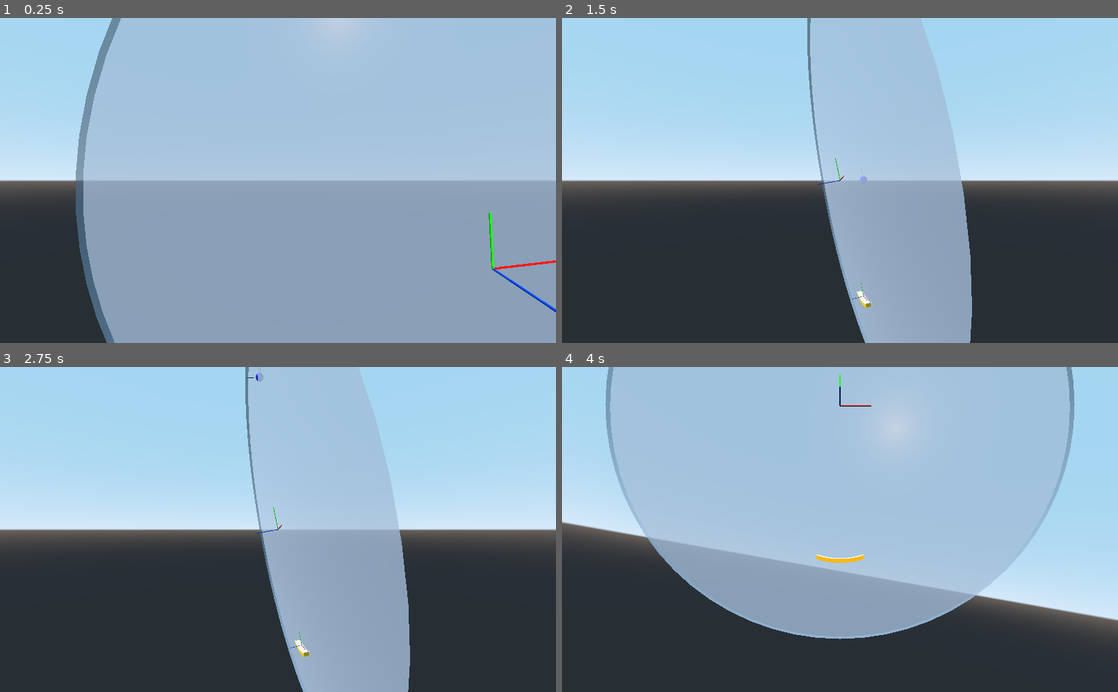
Above: before the commit, frames 1-4 (two rows, left to right).
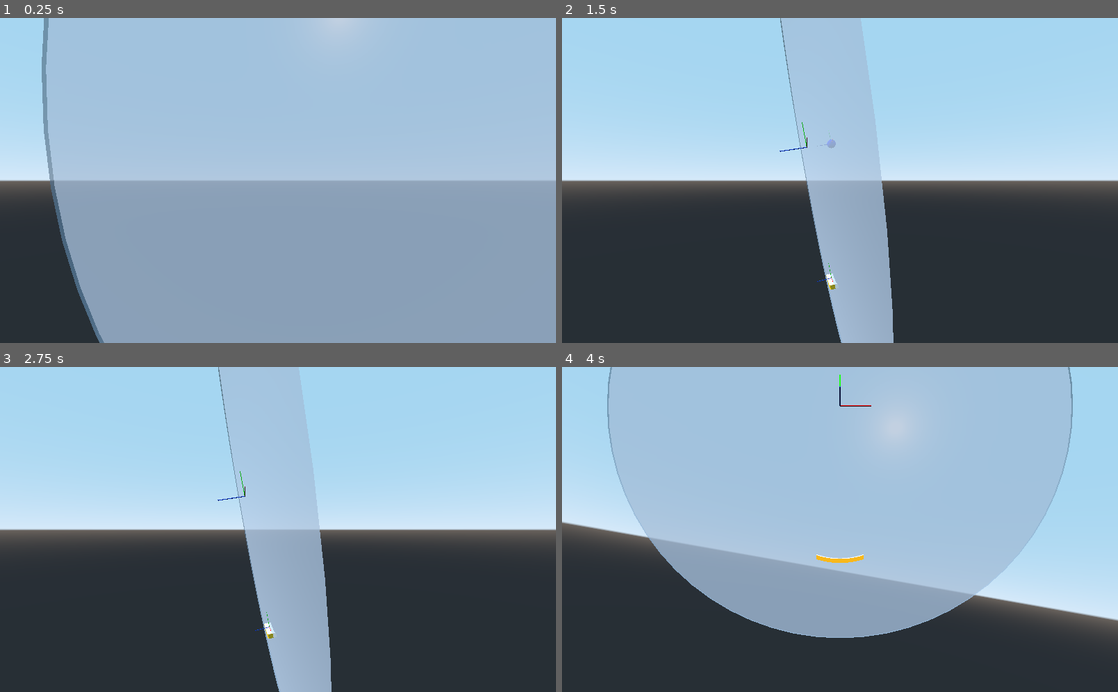
Above: after the commit, the same moments.

Repository: teratron/treaker
Game: Godot game, scene res://src/world/World.tscn
The game is run twice, just before and just after one commit, with the same random seed, the same clock (stepped at 60 frames per second) and the same inputs.
Inputs (mouse positions are in pixels of both pictures, inside the frame that each line leads up to):
- Up to frame 1 (0.25 s): no input
- Up to frame 2 (1.5 s): tap Enter at 0.5 s; move the mouse to (867, 180) at 0.52 s; press the mouse at (867, 180) at 0.53 s; hold W (move_forward) from 0.53 s (still down); move the mouse to (812, 180) at 1.27 s; release the mouse at (812, 180) at 1.28 s; tap C (toggle_camera) at 1.35 s
- Up to frame 3 (2.75 s): keep holding W (move_forward); move the mouse to (289, 523) at 2.02 s; tap Alt (use_ability) at 2.1 s
- Up to frame 4 (4 s): keep holding W (move_forward); move the mouse to (834, 536) at 2.77 s; click (834, 536) at 2.85 s; tap Space (move_up) at 3.5 s; move the mouse to (878, 532) at 3.52 s; hold C (toggle_camera) from 3.53 s (still down)

The runs differ from the first frame. In frame 1, 4.1% of the frame differs, in the area x 7-100%, y 0-100%; in frame 2, 11%, in the area x 39-74%, y 0-100%; in frame 3, 11%; in frame 4, 0.7%.

Commit message:
Update transform

Diff:
--- a/app/src/player/Player.gd
+++ b/app/src/player/Player.gd
@@ -40,9 +40,14 @@
 	#prints("player", transform.basis.y, to_global(transform.basis.y))
 	#prints("player", transform.origin, to_global(transform.origin))
 	#direction = transform.
-	prints(transform)
+#	prints(transform)
+#	prints(transform.xform(Vector3.ZERO))
+#	prints(to_global(Vector3.ZERO))
+#	prints(to_local(Vector3.ZERO))
 	prints(paddle.transform)
-	prints(ball.transform)
+	prints(paddle.ball_position.transform)
+	#prints(ball.transform)
+	#prints(ball.transform.origin)
 
 
 #func _physics_process(_delta):
@@ -70,9 +75,9 @@
 			rotor.transform.basis = rotor.transform.basis.rotated(Vector3(0, 0, 1), angular_speed * delta * motion.x)
 
 			if ball.is_parked:
-				#prints(paddle.global_transform)
-				prints(transform.origin, paddle.global_transform.origin)
-				ball.transform = Transform(rotor.transform.basis, to_global(paddle.ball_position.transform.origin) )
+				prints(ball.transform.origin)
+				#prints(rotor.transform.basis, paddle.ball_position.transform.origin)
+				ball.transform = Transform(rotor.transform.basis, paddle.ball_position.transform.origin)
 
 		if is_center_look:
 			camera.look_at(rotor.transform.origin, Vector3(0, 0, 1))
--- a/app/src/player/Player.tscn
+++ b/app/src/player/Player.tscn
@@ -28,7 +28,7 @@
 flip_faces = true
 top_radius = 30.0
 bottom_radius = 30.0
-height = 0.6
+height = 0.2
 rings = 1
 
 [node name="Player" type="Spatial"]
--- a/app/src/world/World.tscn
+++ b/app/src/world/World.tscn
@@ -23,7 +23,7 @@
 [node name="Debug" parent="." instance=ExtResource( 1 )]
 
 [node name="Player" parent="." instance=ExtResource( 2 )]
-transform = Transform( 0.975082, -0.141315, 0.17101, 0.17101, 0.969846, -0.173649, -0.141314, 0.198566, 0.969846, 0, 0, 0 )
+transform = Transform( 0.975082, -0.141315, 0.17101, 0.17101, 0.969846, -0.173648, -0.141314, 0.198566, 0.969846, 5, 5, 5 )
 
 [node name="Bricks" type="StaticBody" parent="Player"]
 visible = false
